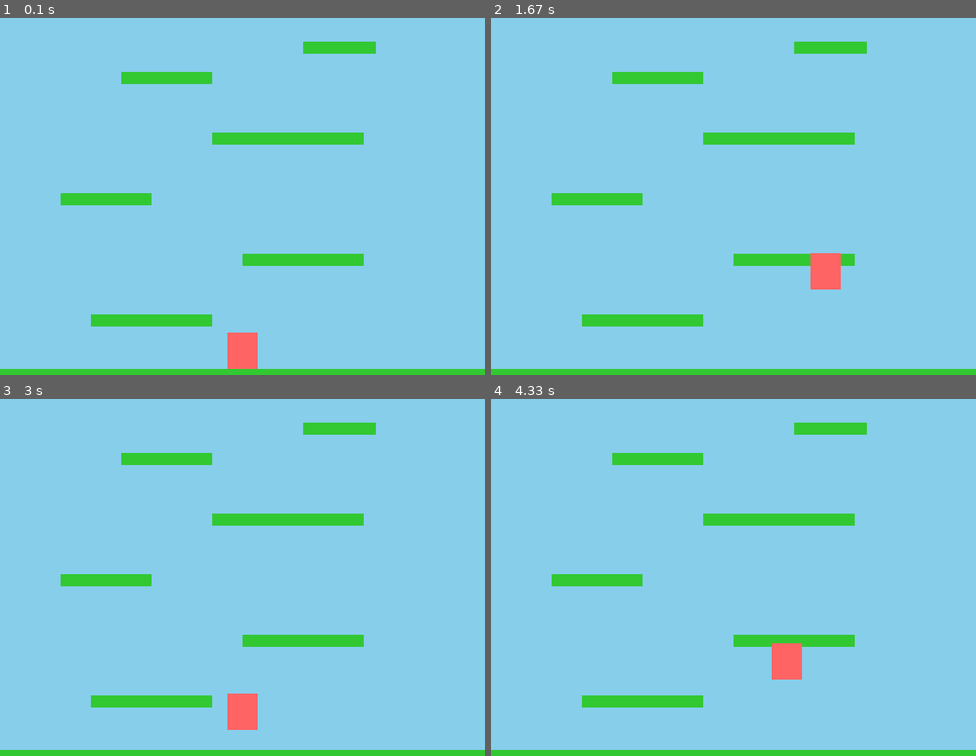
Above: before the commit, frames 1-4 (two rows, left to right).
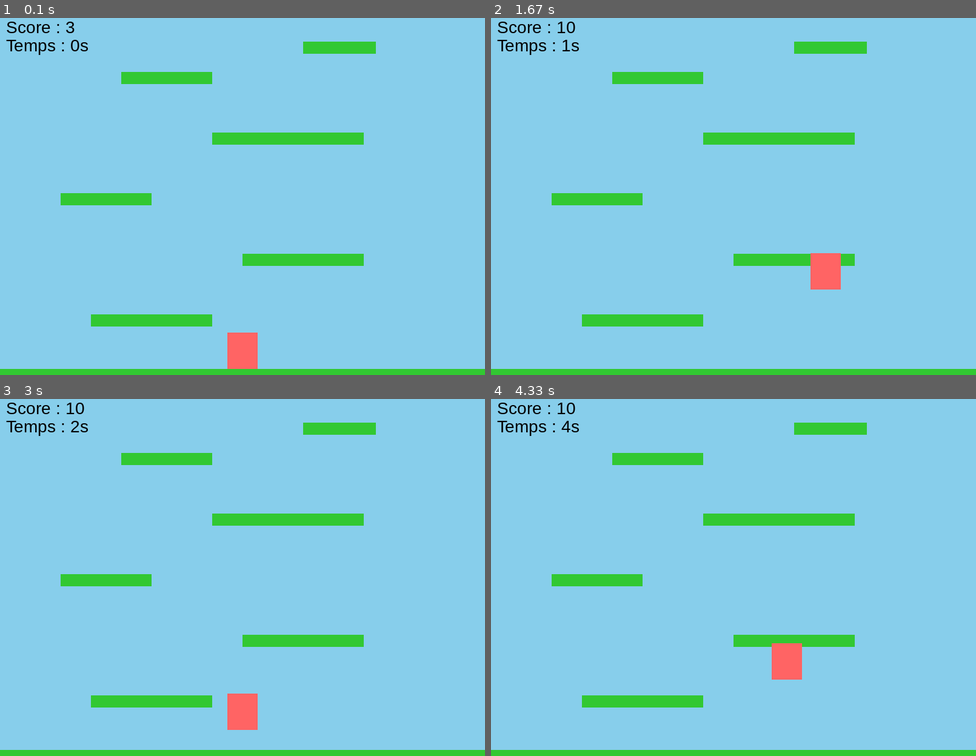
Above: after the commit, the same moments.

Repository: thomasperge/flappybird-pygame
Game: pygame game, started from main.py
Same seed, same stepped clock (60 frames per second), same inputs: the game is played once before the commit and once after it.
Inputs:
- Up to frame 1 (0.1 s): no input
- Up to frame 2 (1.67 s): tap Space at 0.33, 0.73, 1.03, 1.23, 1.57 s; hold Right 0.67-1.13 s; hold Up 1.17-1.47 s; hold Right from 1.5 s (still down)
- Up to frame 3 (3 s): tap Space at 1.87, 2.07, 2.37, 2.63, 2.93 s; release Right at 1.97 s; hold Left 2-2.53 s; hold Left 2.57-2.97 s
- Up to frame 4 (4.33 s): hold Right 3.4-4.03 s; tap Space at 3.47, 3.77, 4.13 s; hold Left from 4.07 s (still down)

The runs differ from the first frame. In frame 1, 0.3% of the frame differs, in the area x 1-19%, y 1-11%; in frame 2, 0.4%; in frame 3, 0.4%; in frame 4, 0.4%.

Commit message:
Enhance game mechanics with scoring system, player death handling, and improved jump power limits

Diff:
--- a/main.py
+++ b/main.py
@@ -42,7 +42,7 @@
 BONUS_MAX_WIDTH = 100
 
 # Timer plateforme
-PLATFORM_TIME_LIMIT = 850  # ms
+PLATFORM_TIME_LIMIT = 1300  # Temps en millisecondes avant de tomber d'une plateforme verte
 
 # Joueur - état initial
 player_x = WIDTH // 2 - PLAYER_WIDTH // 2
@@ -61,6 +61,10 @@
 PLATFORM_MIN_WIDTH = 80  # Plus petites plateformes
 PLATFORM_MAX_WIDTH = 200
 PLATFORM_HEIGHT = 20
+MAX_JUMP_POWER = -28         # Puissance de saut max (plus négatif = plus haut)
+MAX_SUPER_JUMP_POWER = -38   # Super saut max
+MAX_PLATFORM_MIN_GAP_Y = 250 # Ecart vertical min max
+MAX_PLATFORM_MAX_GAP_Y = 350 # Ecart vertical max max
 MAX_JUMP_HEIGHT = max(150, int(-(JUMP_POWER ** 2) / (2 * GRAVITY)))  # Au moins 150 pixels de hauteur
 PLATFORM_MIN_GAP_Y = 120  # Augmente l'écart vertical minimum
 PLATFORM_MAX_GAP_Y = min(200, int(MAX_JUMP_HEIGHT * 0.9))  # Plus grand écart vertical
@@ -72,8 +76,19 @@
 jump_time = -2 * JUMP_POWER / GRAVITY
 MAX_JUMP_DISTANCE = int(PLAYER_SPEED * jump_time * 0.9)  # 0.9 pour marge de sécurité
 
+# Police pour affichage score et timer
+FONT = pygame.font.SysFont('Arial', 28)
+
+# Score et timer
+score = 0
+start_ticks = pygame.time.get_ticks()
+
 clock = pygame.time.Clock()
 running = True
+highest_platform_index = 0  # Index de la plateforme la plus haute atteinte
+death_message = None
+
+dead = False  # Etat de mort
 
 while running:
     dt = clock.tick(60)
@@ -81,9 +96,36 @@
     for event in pygame.event.get():
         if event.type == pygame.QUIT:
             running = False
+        if dead:
+            continue  # Ignore les autres entrées si mort
         if event.type == pygame.KEYDOWN:
             if event.key in [pygame.K_SPACE, pygame.K_UP]:
                 jump_request = True
+
+    if dead:
+        # Affichage seulement, pas de physique ni de mouvement
+        screen.fill(BACKGROUND_COLOR)
+        for plat in platforms:
+            pygame.draw.rect(screen, PLATFORM_COLOR, pygame.Rect(
+                plat.x, plat.y - camera_offset_y, plat.width, plat.height
+            ))
+        for bonus_plat in bonus_platforms:
+            pygame.draw.rect(screen, BONUS_PLATFORM_COLOR, pygame.Rect(
+                bonus_plat.x, bonus_plat.y - camera_offset_y, bonus_plat.width, bonus_plat.height
+            ))
+        player_rect = pygame.Rect(player_x, player_y - camera_offset_y, PLAYER_WIDTH, PLAYER_HEIGHT)
+        pygame.draw.rect(screen, PLAYER_BORDER, player_rect, 3)
+        pygame.draw.rect(screen, PLAYER_COLOR, player_rect)
+        score_text = FONT.render(f"Score : {score}", True, (0, 0, 0))
+        timer_text = FONT.render(f"Temps : {elapsed_seconds}s", True, (0, 0, 0))
+        screen.blit(score_text, (10, 10))
+        screen.blit(timer_text, (10, 40))
+        # Affiche le message de mort
+        death_message = FONT.render("Vous êtes mort !", True, (200, 0, 0))
+        msg_rect = death_message.get_rect(center=(WIDTH // 2, HEIGHT // 2))
+        screen.blit(death_message, msg_rect)
+        pygame.display.flip()
+        continue
 
     keys = pygame.key.get_pressed()
     player_vel_x = 0
@@ -111,12 +153,20 @@
     current_super_jump_power = SUPER_JUMP_POWER - progress * 2
     current_min_gap_y = PLATFORM_MIN_GAP_Y + progress * 20
     current_max_gap_y = PLATFORM_MAX_GAP_Y + progress * 30
+    # Limites sur la puissance de saut
+    current_jump_power = max(current_jump_power, MAX_JUMP_POWER)
+    current_super_jump_power = max(current_super_jump_power, MAX_SUPER_JUMP_POWER)
+    # Limites sur l'écart vertical
+    current_min_gap_y = min(current_min_gap_y, MAX_PLATFORM_MIN_GAP_Y)
+    current_max_gap_y = min(current_max_gap_y, MAX_PLATFORM_MAX_GAP_Y)
     if current_max_gap_y < current_min_gap_y:
         current_max_gap_y = current_min_gap_y + 10
 
     # --- Génération dynamique de plateformes ---
     # On génère si le joueur s'approche à moins de 2 hauteurs d'écran du haut généré
     while player_y - 2 * HEIGHT < max_platform_y:
+        if len(platforms) < 2:
+            break
         plat_width = random.randint(PLATFORM_MIN_WIDTH, PLATFORM_MAX_WIDTH)
         # Récupère la plateforme la plus haute (hors sol)
         last_plat = platforms[-2]  # -1 = sol, -2 = dernière plateforme générée
@@ -194,6 +244,20 @@
                     break
                 attempts -= 1
 
+    # Supprime les plateformes trop basses (plus de 20 en dessous de la plus haute atteinte)
+    # On garde toujours le sol (dernière plateforme)
+    min_index = max(0, highest_platform_index - 20)
+    platforms = platforms[min_index:] + [platforms[-1]] if len(platforms) > 1 else platforms
+    # Ajuste highest_platform_index après suppression
+    if highest_platform_index >= 20:
+        highest_platform_index = 20
+    else:
+        highest_platform_index = highest_platform_index
+    # Supprime aussi les plateformes bonus trop basses
+    if len(platforms) > 1:
+        min_y = platforms[0].y
+        bonus_platforms = [b for b in bonus_platforms if b.y <= min_y or b.y > min_y]
+
     # Détection de collision plateforme (par le dessous du joueur)
     on_ground = False
     new_platform_index = None
@@ -210,6 +274,9 @@
             player_vel_y = 0
             on_ground = True
             new_platform_index = idx
+            # Met à jour la plateforme la plus haute atteinte (hors sol)
+            if idx < len(platforms) - 1 and idx > highest_platform_index:
+                highest_platform_index = idx
             break
 
     # Vérification des plateformes bonus
@@ -273,6 +340,19 @@
     if camera_offset_y > max_camera_offset:
         camera_offset_y = max_camera_offset
 
+    # --- Score ---
+    # Le score est la hauteur maximale atteinte depuis le sol, divisé par 20 pour ralentir la progression
+    score = max(score, int((HEIGHT - player_y) // 20))
+    elapsed_seconds = (pygame.time.get_ticks() - start_ticks) // 1000
+
+    # --- Mort si le joueur tombe trop bas ---
+    # Si le joueur tombe sous la dernière plateforme restante (hors sol), il meurt
+    if len(platforms) > 1:
+        lowest_platform_y = platforms[0].y
+        if player_y > lowest_platform_y + 100:  # Marge de 100 pixels
+            dead = True
+            continue  # Passe directement à l'affichage de mort
+
     # Affichage
     screen.fill(BACKGROUND_COLOR)
     # Dessine les plateformes normales
@@ -288,6 +368,13 @@
     player_rect = pygame.Rect(player_x, player_y - camera_offset_y, PLAYER_WIDTH, PLAYER_HEIGHT)
     pygame.draw.rect(screen, PLAYER_BORDER, player_rect, 3)
     pygame.draw.rect(screen, PLAYER_COLOR, player_rect)
+
+    # Affichage du score et du timer
+    score_text = FONT.render(f"Score : {score}", True, (0, 0, 0))
+    timer_text = FONT.render(f"Temps : {elapsed_seconds}s", True, (0, 0, 0))
+    screen.blit(score_text, (10, 10))
+    screen.blit(timer_text, (10, 40))
+
     pygame.display.flip()
 
 pygame.quit()
